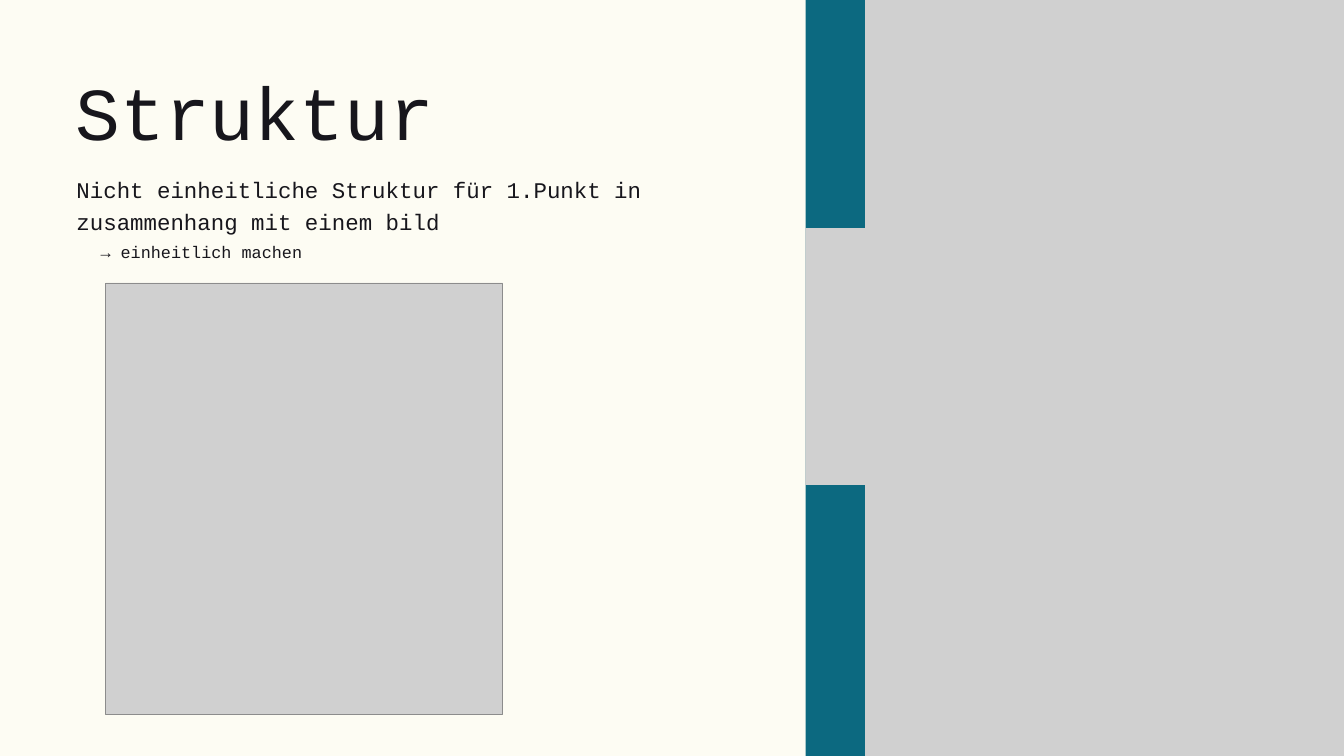
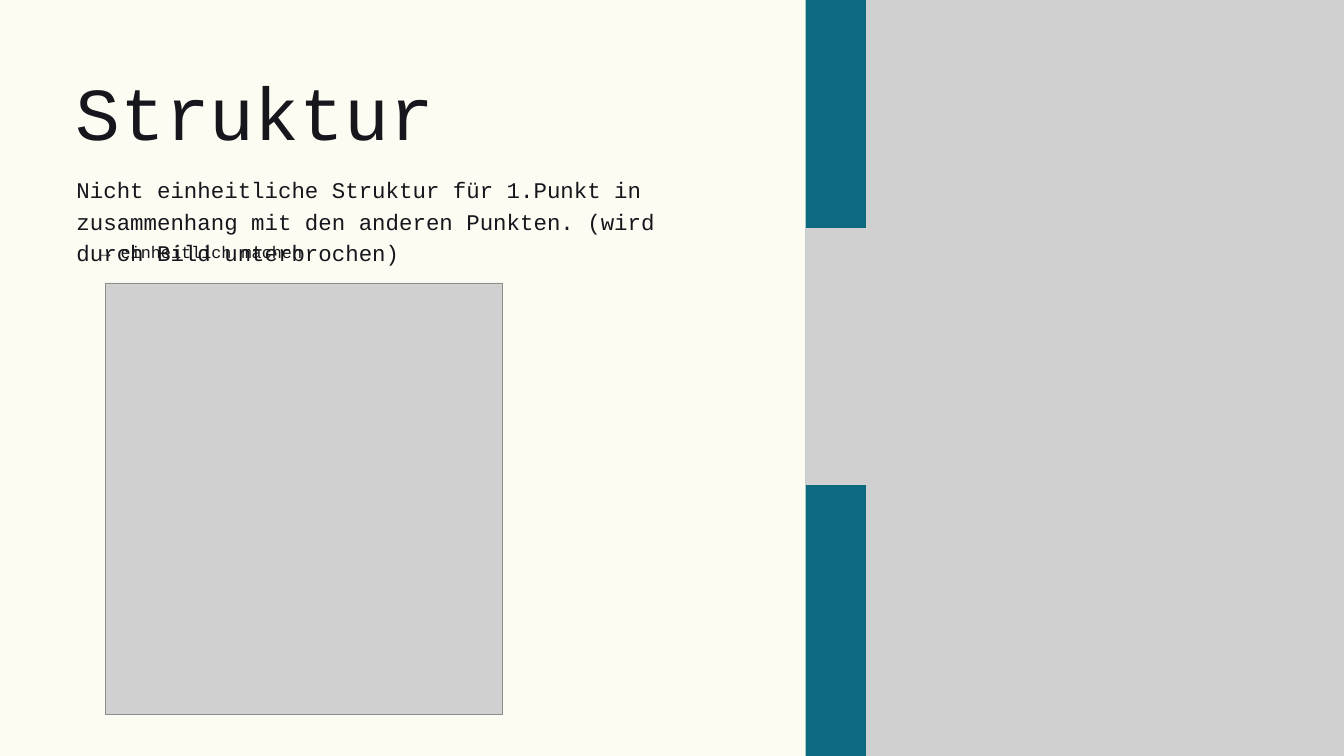
Before and after one commit to ABEL003/Studium, a slide deck: slide 4 of 2.Semester/Informationen/Präsi_BTA_KIRA_B50_Simon_Feldmann.pptx (slide 5 before the commit). Drawn at 1344x756 pixels with LibreOffice and Linux fonts; fonts in the diff are those of the drawing; grey boxes stand for pictures. Boxes give left, top, right and bottom in pixels: in the first picture for what was removed or moved away, otherwise in the second. Text is boxed around its words. In the diff, an @@ line names an element or a change of style, - is before the commit and + after.

```diff
--- a/2.Semester/Informationen/Präsi_BTA_KIRA_B50_Simon_Feldmann.pptx
+++ b/2.Semester/Informationen/Präsi_BTA_KIRA_B50_Simon_Feldmann.pptx
@@ text at <box>76,182,654,266</box>: text changed @@
-Nicht einheitliche Struktur für 1.Punkt in zusammenhang mit einem bild
+Nicht einheitliche Struktur für 1.Punkt in zusammenhang mit den anderen Punkten. (wird durch Bild unterbrochen)
```
Also in this commit, not shown: 1 other slide changed, 6 slides added, 7 slides removed, 22 other files.
